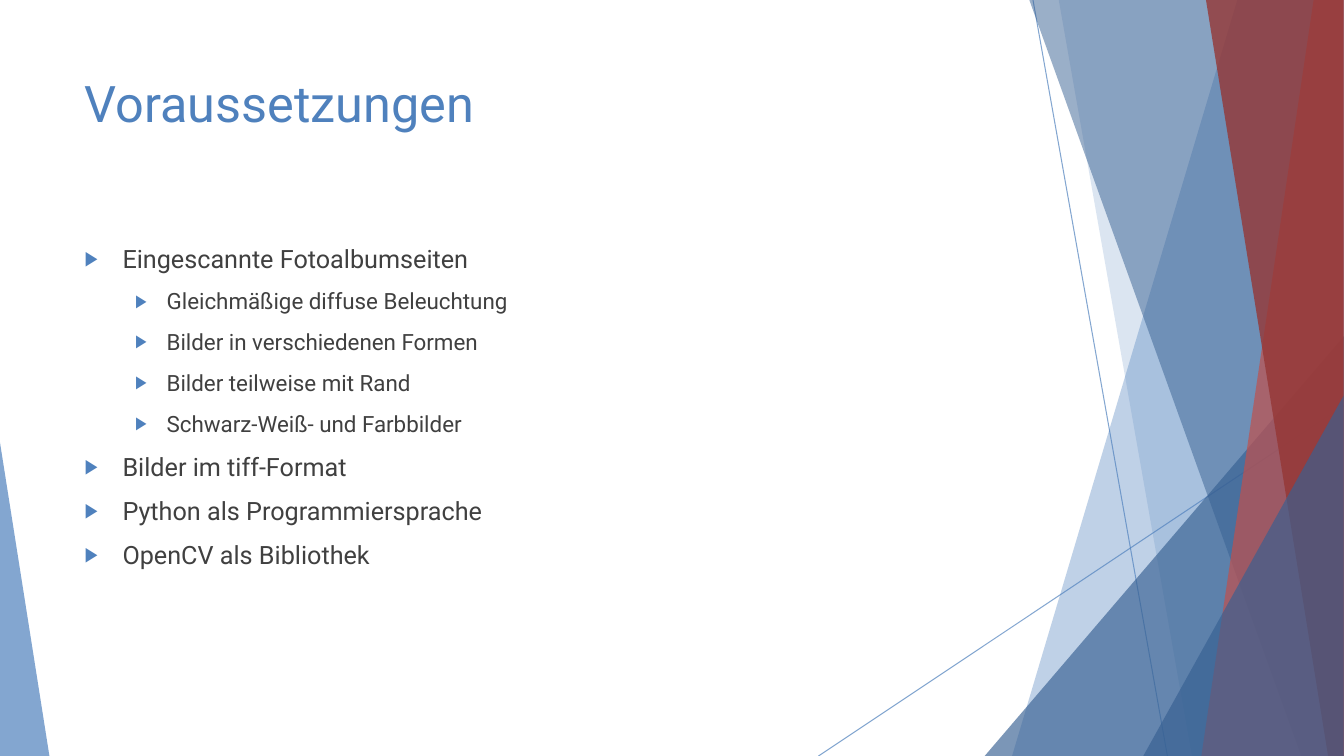
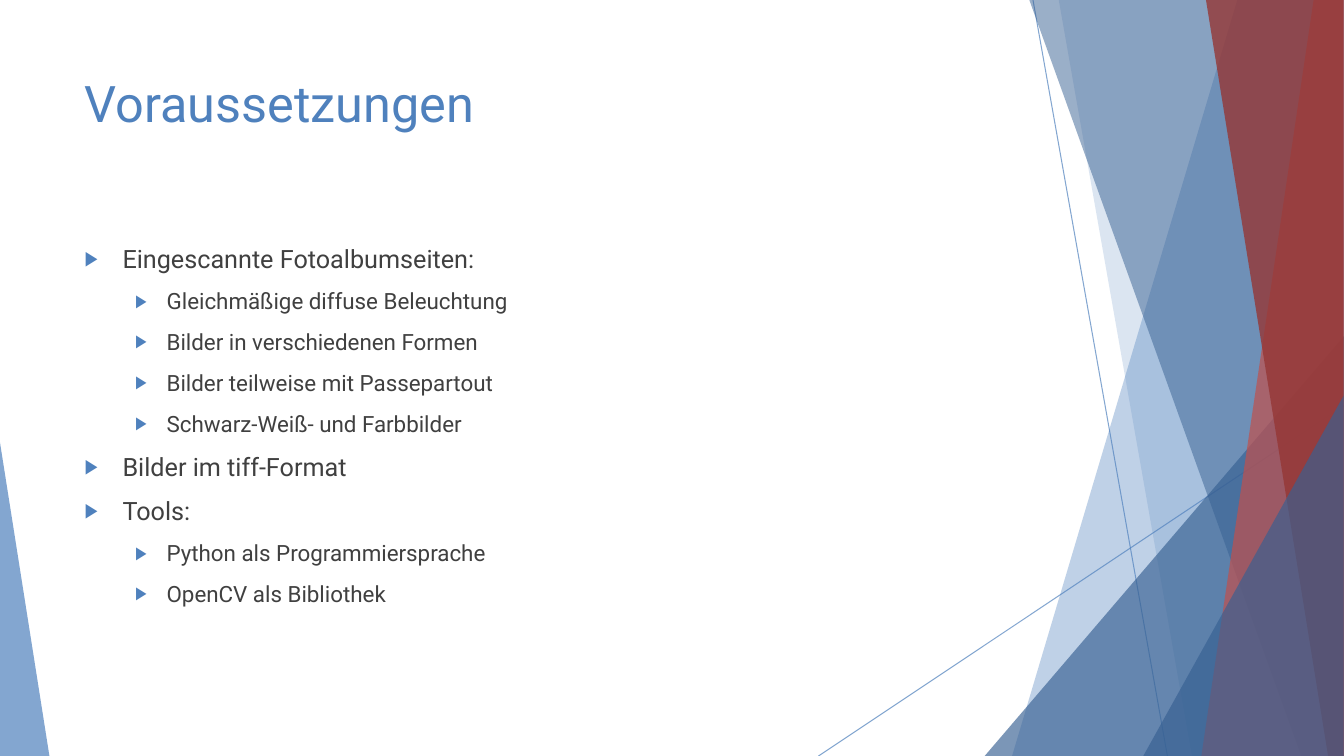
Before and after one commit to youssefMes/FotoAlbumExtractor, a slide deck: slide 2 of expose/expose_präsentation.pptx. Drawn at 1344x756 pixels with LibreOffice and Linux fonts; fonts in the diff are those of the drawing. Boxes give left, top, right and bottom in pixels: in the first picture for what was removed or moved away, otherwise in the second. Text is boxed around its words. In the diff, an @@ line names an element or a change of style, - is before the commit and + after.

```diff
--- a/expose/expose_präsentation.pptx
+++ b/expose/expose_präsentation.pptx
@@ text at bbox=[123, 249, 474, 274]: text changed @@
-▶ Eingescannte Fotoalbumseiten
+▶ Eingescannte Fotoalbumseiten:
@@ text at bbox=[167, 374, 493, 396]: text changed @@
-  ▶ Bilder teilweise mit Rand
+  ▶ Bilder teilweise mit Passepartout
@@ text at bbox=[123, 501, 191, 521]: paragraph added @@
+▶ Tools:
@@ text at bbox=[167, 544, 485, 607]: size 18 to 16 pt in "Python als Programmiersprache", "OpenCV als Bibliothek"; list level 1 to 2 in "Python als Programmiersprache"; list level 1 to 2 in "OpenCV als Bibliothek" @@
```
Also in this commit, not shown: 2 other slides changed, 1 other file.
